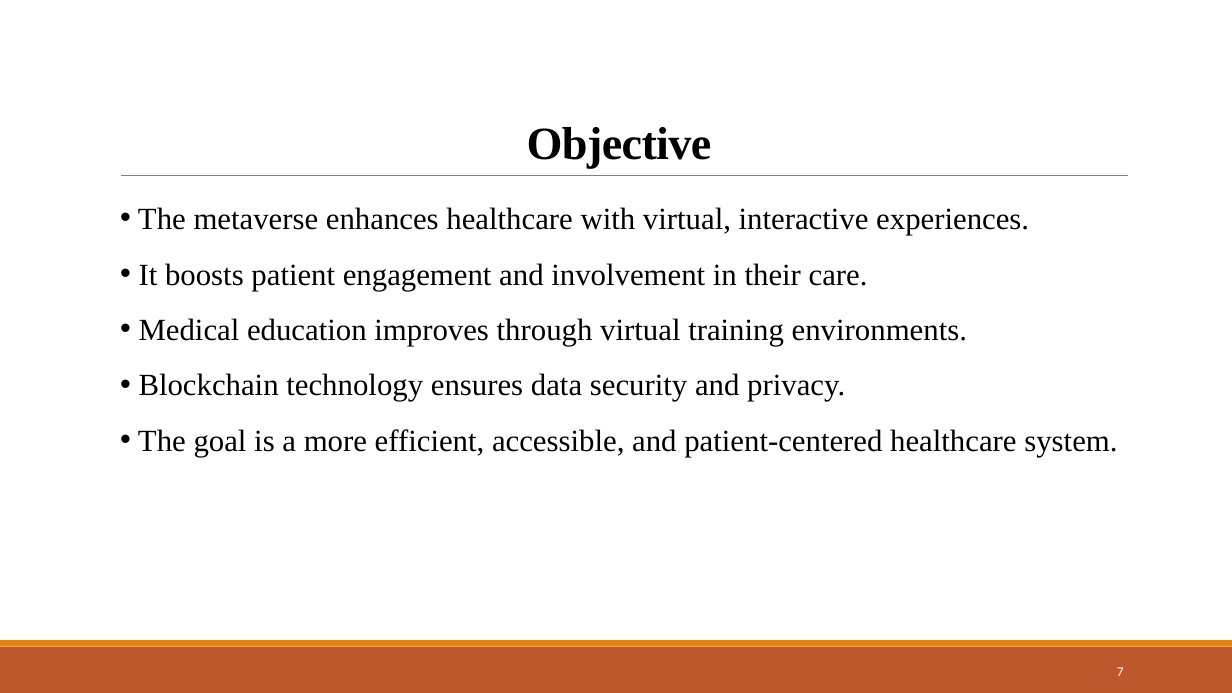
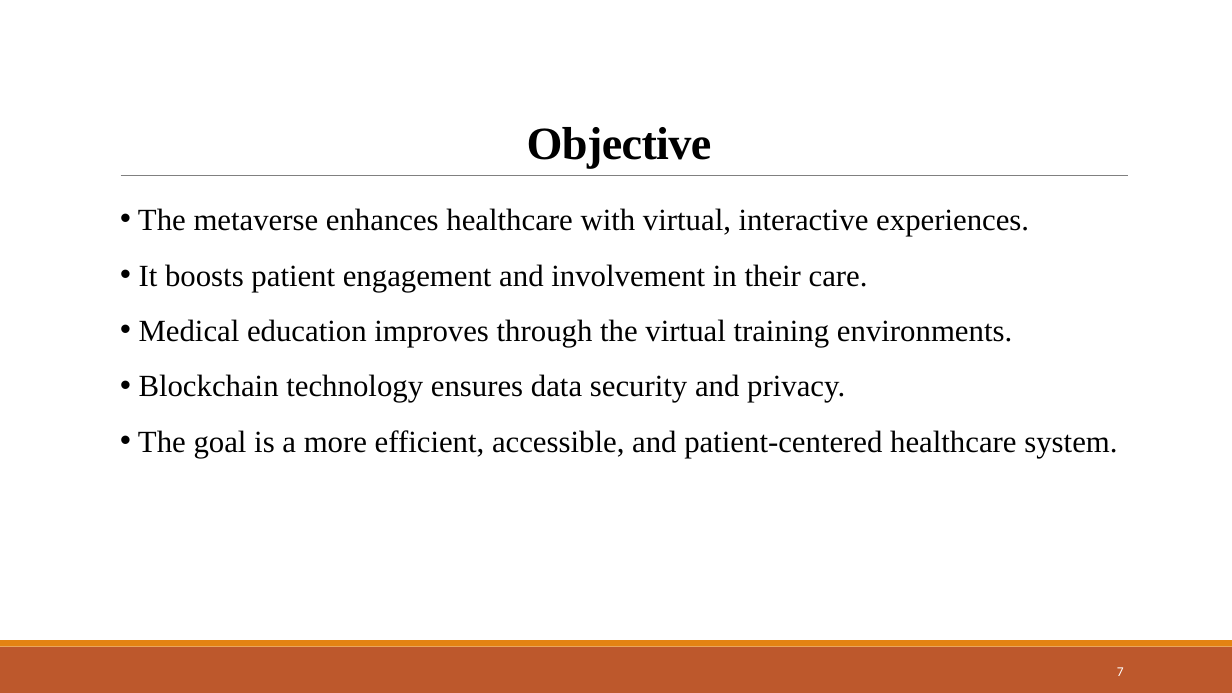
Before and after one commit to Devjethva1111/Metaverse-in-Healthcare, a slide deck: slide 7 of Seminar PPT/23MDS003 - Seminar.pptx. Drawn at 1232x693 pixels with LibreOffice and Linux fonts; fonts in the diff are those of the drawing. Boxes give left, top, right and bottom in pixels: in the first picture for what was removed or moved away, otherwise in the second. Text is boxed around its words. In the diff, an @@ line names an element or a change of style, - is before the commit and + after.

```diff
--- a/Seminar PPT/23MDS003 - Seminar.pptx
+++ b/Seminar PPT/23MDS003 - Seminar.pptx
@@ text at [139,319,1012,347]: text changed @@
-• Medical education improves through virtual training environments.
+• Medical education improves through the virtual training environments.
```
Also in this commit, not shown: 6 other slides changed, 1 other file.
